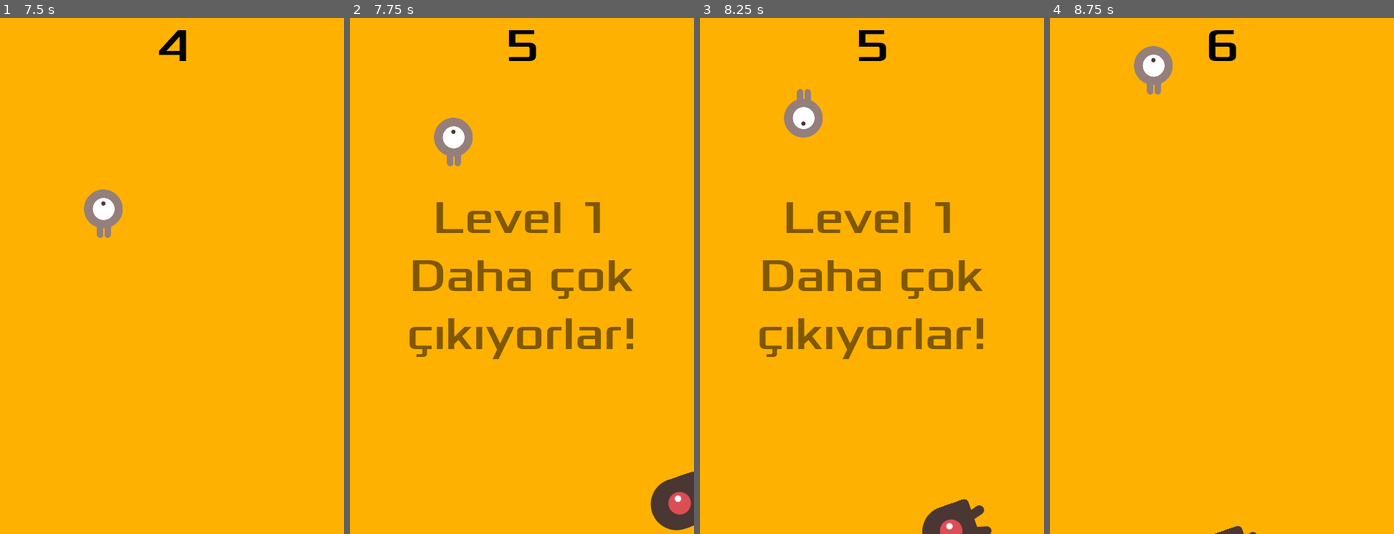
Above: before the commit, frames 1-4 (left to right).
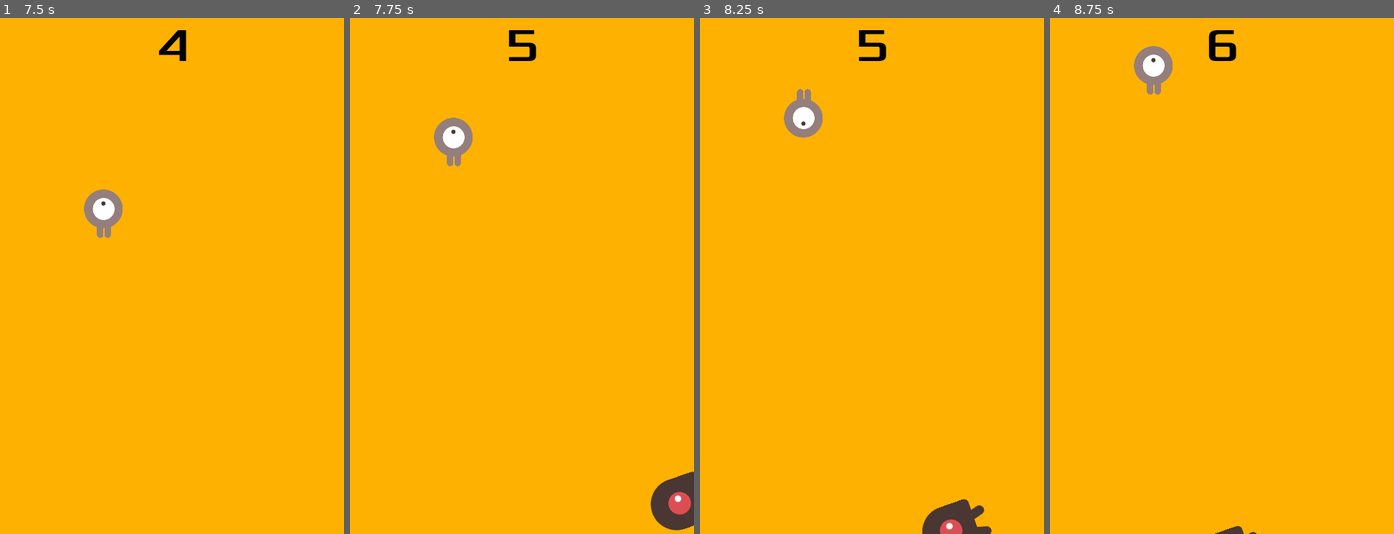
Above: after the commit, the same moments.

Repository: dostakin/kackacabilirsen
Game: Godot game, scene res://Main.tscn
Same seed, same stepped clock (60 frames per second), same inputs: the game is played once before the commit and once after it.
Inputs (mouse positions are in pixels of both pictures, inside the frame that each line leads up to):
- Up to frame 1 (7.5 s): click "Başla" at 0.5 s; tap Enter at 1.25 s; move the mouse to (247, 250) at 1.27 s; hold Right (move_right) 1.28-2 s; click (247, 250) at 1.42 s; drag from (103, 301) to (323, 337) at 2.02 s; move the mouse to (206, 162) at 2.77 s; hold Right (move_right) 2.78-3.5 s; drag from (154, 379) to (68, 198) at 3.52 s; move the mouse to (275, 353) at 4.27 s; hold Left (move_left) 4.28-5 s; drag from (68, 198) to (120, 147) at 5.02 s; move the mouse to (189, 276) at 5.77 s; hold Down (move_down) 5.78-6.5 s; click (189, 276) at 5.92 s; drag from (120, 147) to (103, 301) at 6.52 s; tap Space at 7.25 s; move the mouse to (247, 250) at 7.27 s; hold Up (move_up) from 7.28 s (still down)
- Up to frame 2 (7.75 s): keep holding Up (move_up)
- Up to frame 3 (8.25 s): release Up (move_up) at 8 s; drag from (803, 301) to (803, 64) at 8.02 s
- Up to frame 4 (8.75 s): no input

Frame 1 is identical in both runs. In frame 2, 4.0% of the frame differs, in the area x 17-83%, y 35-67%; in frame 3, 4.0%; in frame 4, nothing differs.

Commit message:
connected Godot to Git

Diff:
--- a/main.gd
+++ b/main.gd
@@ -1,17 +1,15 @@
 extends Node
 
-const LEVEL_SCORE_THRESHOLD = 5
+const LEVEL_SCORE_THRESHOLD = 20
 
 @export var mob_scene: PackedScene
 var score
-var prev_level
+var prev_level = -2
 
 
 # Called when the node enters the scene tree for the first time.
 func _ready() -> void:
-	$MobTimer.wait_time = 2
-	prev_level = -2
-	print($HUD/Message.modulate)
+	pass
 
 
 # Called every frame. 'delta' is the elapsed time since the previous frame.
@@ -31,6 +29,7 @@
 	get_tree().call_group("mobs", "queue_free")
 	score = 0
 	prev_level = -2
+	$MobTimer.wait_time = 2
 	$Player.start($StartPosition.position)
 	$StartTimer.start()
 	$HUD.update_score(score)
Not shown, changed: Kac Kacabilirsen.apk
Not shown, changed: Kac Kacabilirsen.apk.idsig
